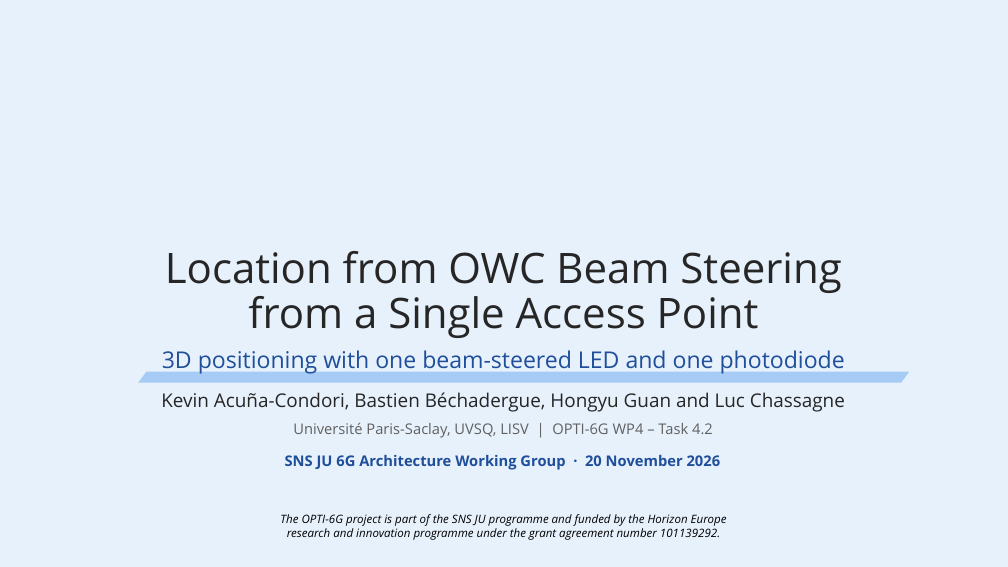
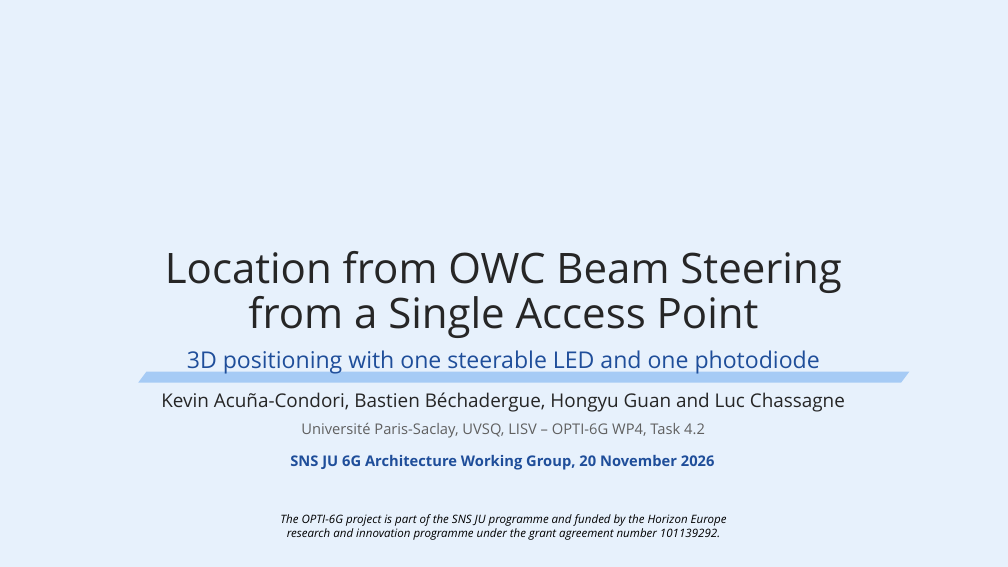
Before and after one commit to kevin-acuna/simulation_VLP, a slide deck: slide 1 of OPTI-6G/ArchWG_Presentation/OPTI-6G_ArchWG_Beamsteering_Positioning_UVSQ_2026-11-20.pptx. Drawn at 1008x567 pixels with LibreOffice and Linux fonts; fonts in the diff are those of the drawing; background and template pictures are left out. Boxes give left, top, right and bottom in pixels: in the first picture for what was removed or moved away, otherwise in the second. Text is boxed around its words. In the diff, an @@ line names an element or a change of style, - is before the commit and + after.

```diff
--- a/OPTI-6G/ArchWG_Presentation/OPTI-6G_ArchWG_Beamsteering_Positioning_UVSQ_2026-11-20.pptx
+++ b/OPTI-6G/ArchWG_Presentation/OPTI-6G_ArchWG_Beamsteering_Positioning_UVSQ_2026-11-20.pptx
@@ title at (187,350,820,374): text changed @@
-3D positioning with one beam-steered LED and one photodiode
+3D positioning with one steerable LED and one photodiode
@@ text at (301,423,705,438): text changed @@
-Université Paris-Saclay, UVSQ, LISV | OPTI-6G WP4 – Task 4.2
+Université Paris-Saclay, UVSQ, LISV – OPTI-6G WP4, Task 4.2
@@ text at (290,455,715,470): text changed @@
-SNS JU 6G Architecture Working Group · 20 November 2026
+SNS JU 6G Architecture Working Group, 20 November 2026
```
Also in this commit, not shown: 15 other slides changed, 1 slide added, 2 slides removed, 41 other files.
